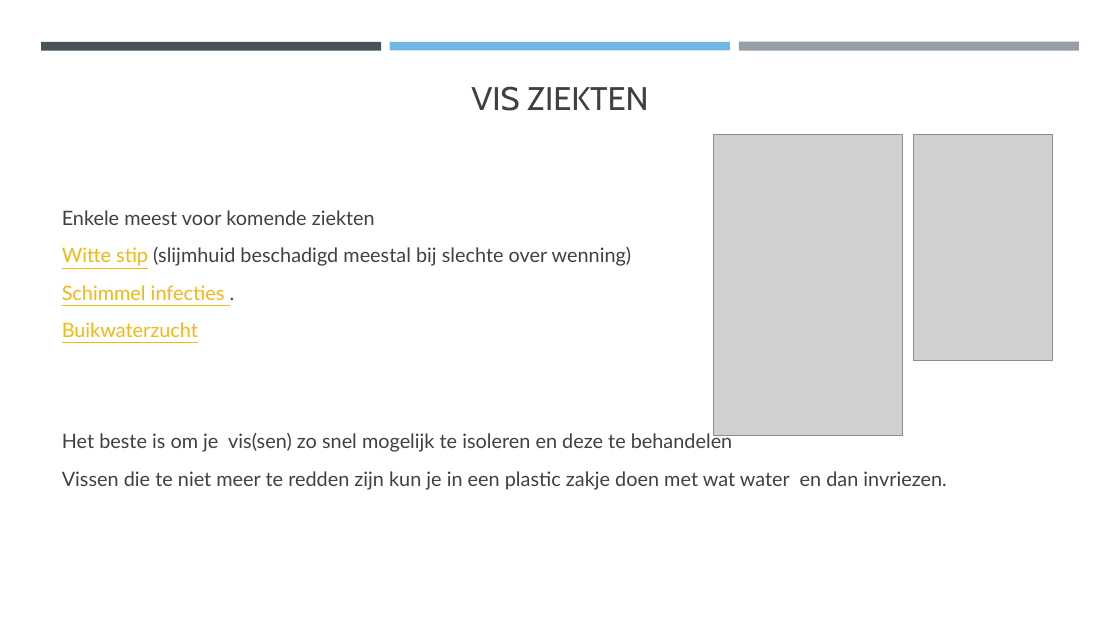
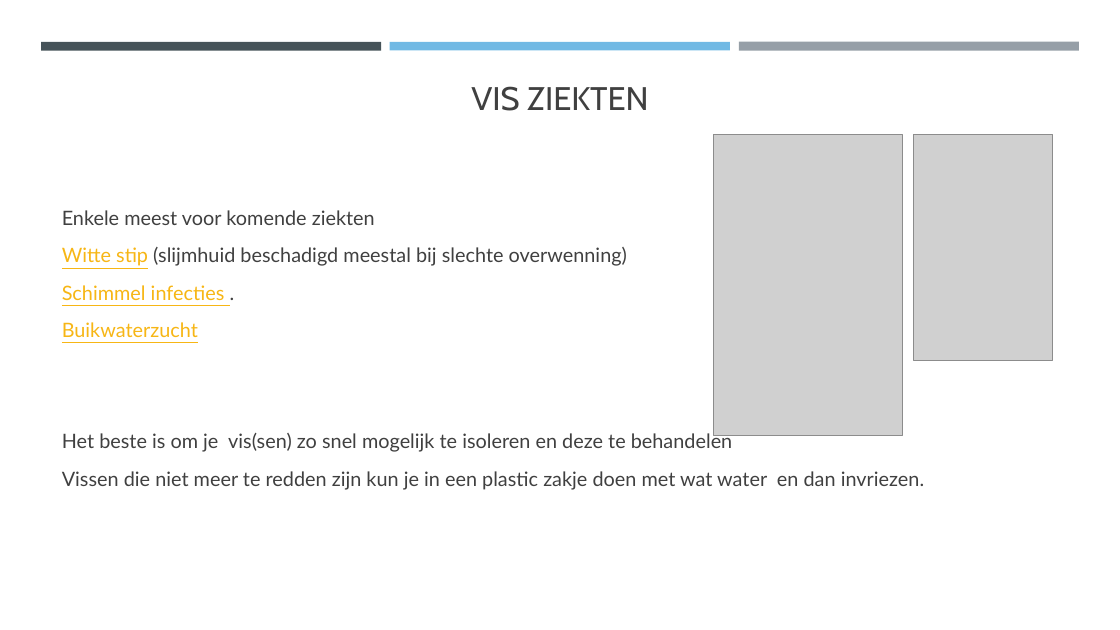
Before and after one commit to Riekusb/arduino, a slide deck: slide 24 of lezingen/basiskennis aquarium houden/Basiskennis aquarium.pptx. Drawn at 1120x630 pixels with LibreOffice and Linux fonts; fonts in the diff are those of the drawing; grey boxes stand for pictures. Boxes give left, top, right and bottom in pixels: in the first picture for what was removed or moved away, otherwise in the second. Text is boxed around its words. In the diff, an @@ line names an element or a change of style, - is before the commit and + after.

```diff
--- a/lezingen/basiskennis aquarium houden/Basiskennis aquarium.pptx
+++ b/lezingen/basiskennis aquarium houden/Basiskennis aquarium.pptx
@@ text at [62, 247, 627, 266]: spaces changed @@
-Witte stip (slijmhuid beschadigd meestal bij slechte over wenning)
+Witte stip (slijmhuid beschadigd meestal bij slechte overwenning)
@@ text at [62, 471, 924, 490]: text changed @@
-Vissen die te niet meer te redden zijn kun je in een plastic zakje doen met wat water en dan invriezen.
+Vissen die niet meer te redden zijn kun je in een plastic zakje doen met wat water en dan invriezen.
```
Also in this commit, not shown: 19 other slides changed, 1 other file.
